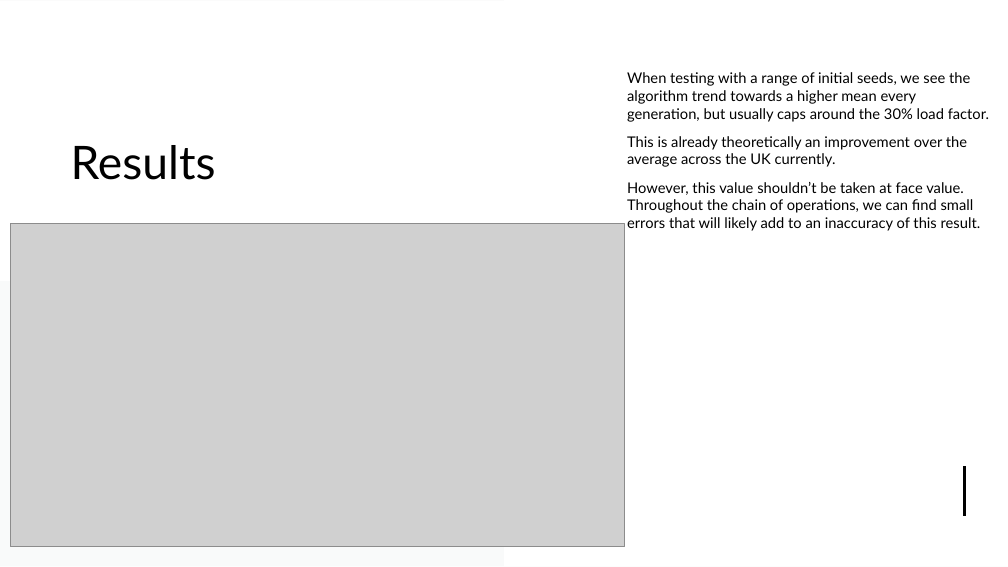
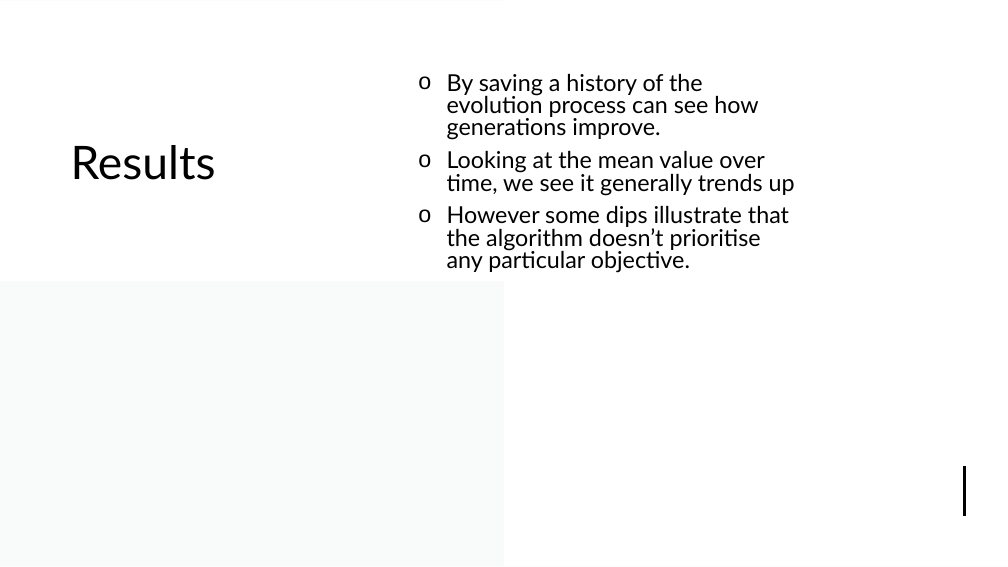
Before and after one commit to james-a-page/CS310Project, a slide deck: slide 15 of Documents/Presentation/ProjectPresentation-JamesPage.pptx. Drawn at 1008x567 pixels with LibreOffice and Linux fonts; fonts in the diff are those of the drawing; grey boxes stand for pictures. Boxes give left, top, right and bottom in pixels: in the first picture for what was removed or moved away, otherwise in the second. Text is boxed around its words. In the diff, an @@ line names an element or a change of style, - is before the commit and + after.

```diff
--- a/Documents/Presentation/ProjectPresentation-JamesPage.pptx
+++ b/Documents/Presentation/ProjectPresentation-JamesPage.pptx
@@ text at (447,74,795,273): text changed; size 14 to 22.2 pt @@
-When testing with a range of initial seeds, we see the algorithm trend towards a higher mean every generation, but usually caps around the 30% load factor.
-This is already theoretically an improvement over the average across the UK currently.
-However, this value shouldn’t be taken at face value. Throughout the chain of operations, we can find small errors that will likely add to an inaccuracy of this result.
+o By saving a history of the evolution process can see how generations improve.
+o Looking at the mean value over time, we see it generally trends up
+o However some dips illustrate that the algorithm doesn’t prioritise any particular objective.
@@ picture removed at (10,224,625,547) @@
```
Also in this commit, not shown: 4 other slides changed, 2 other files.
